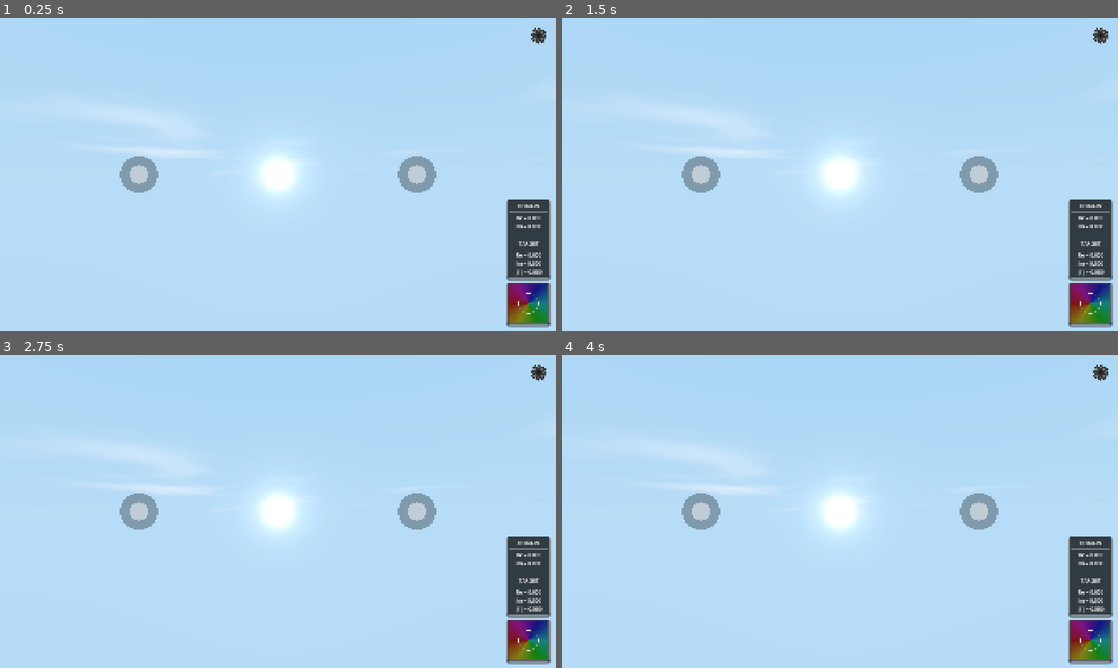
Above: before the commit, frames 1-4 (two rows, left to right).
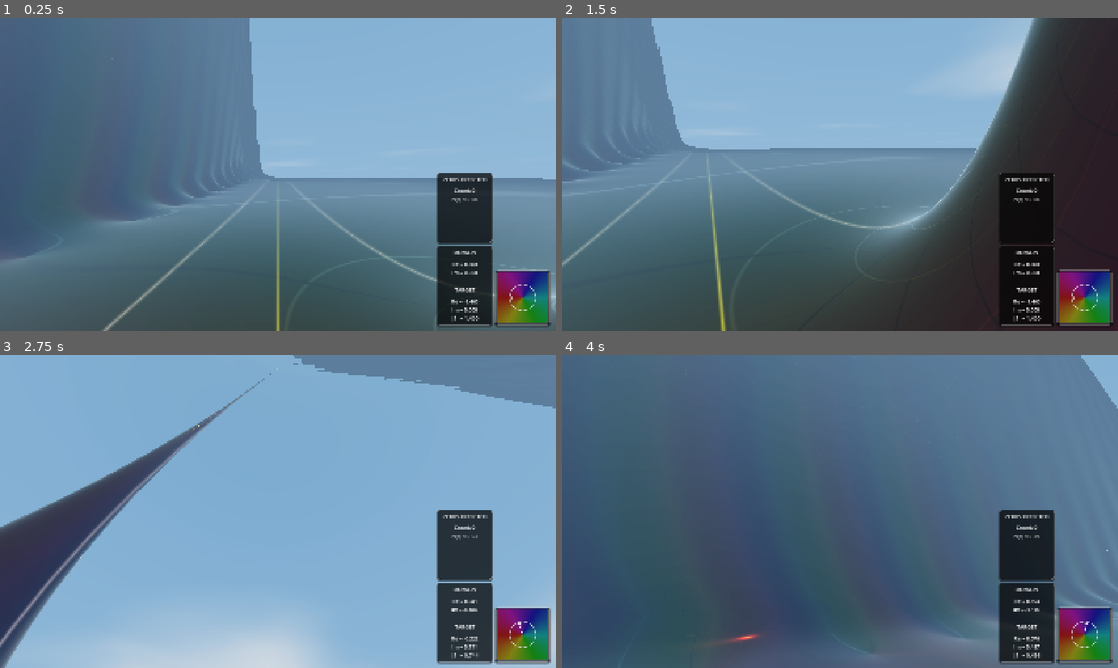
Above: after the commit, the same moments.

Repository: allanino/complex-functions-explorer
Game: Godot game, scene res://core/main.tscn
The game is run twice, just before and just after one commit, with the same random seed, the same clock (stepped at 60 frames per second) and the same inputs.
Inputs (mouse positions are in pixels of both pictures, inside the frame that each line leads up to):
- Up to frame 1 (0.25 s): no input
- Up to frame 2 (1.5 s): tap Enter at 0.5 s; drag from (701, 174) to (895, 105) at 0.52 s; tap Space at 1.25 s; drag from (979, 174) to (812, 237) at 1.27 s
- Up to frame 3 (2.75 s): tap Enter at 2 s; move the mouse to (539, 373) at 2.02 s; hold D (move_right) from 2.03 s (still down); tap Z at 2.1 s; click (539, 373) at 2.17 s; tap R at 2.3 s
- Up to frame 4 (4 s): release D (move_right) at 2.75 s; drag from (812, 574) to (673, 464) at 2.77 s; tap Space at 3.5, 3.77 s; move the mouse to (1006, 558) at 3.52 s; hold A (move_left) from 3.53 s (still down); tap G at 3.6 s; click (1006, 558) at 3.67 s; tap R at 3.8 s

The runs differ from the first frame. In frame 1, 100% of the frame differs, in the area x 0-100%, y 0-100%; in frame 2, 99%; in frame 3, 98%; in frame 4, 100%.
Error before the commit: Parse Error: Property with inline code must go to an indented block. (res://core/config_manager.gd:188)

Commit message:
refactor: implement recursive setter protection in ConfigManager and standardize terrain uniform updates

Diff:
--- a/core/config_manager.gd
+++ b/core/config_manager.gd
@@ -2,17 +2,19 @@
 
 signal config_changed(key: String)
 
+var _is_setting = false
+
 func _set_config(field_name: String, value: Variant):
+	if _is_setting:
+		return
 	var current = get(field_name)
-	if typeof(current) == TYPE_ARRAY or typeof(current) >= TYPE_PACKED_BYTE_ARRAY and typeof(current) <= TYPE_PACKED_COLOR_ARRAY:
-		# Just set it to be safe since deep array equality checks can be tricky if they are the same reference
-		set(field_name, value)
-		config_changed.emit(field_name)
-		return
 
 	if current == value:
 		return
+
+	_is_setting = true
 	set(field_name, value)
+	_is_setting = false
 	config_changed.emit(field_name)
 
 var save_path = "user://settings.cfg"
@@ -185,7 +187,10 @@
 signal preset_applied
 
 # Field parameters
-var iterations: int = 500: set(v): _set_config("iterations", v)
+var iterations: int = 500:
+	set(v):
+		if _is_setting: iterations = v
+		else: _set_config("iterations", v)
 var function_iterations: Dictionary = {}
 var function_type: int = ComplexFunc.ZETA:
 	set(value):
@@ -200,44 +205,120 @@
 var function: Dictionary = FUNCTIONS[ComplexFunc.ZETA]
 var input_function_type: int = ComplexFunc.IDENTITY
 
-var height_type: int = 0: set(v): _set_config("height_type", v)
-var height_a: float = 3.0: set(v): _set_config("height_a", v)
-var height_epsilon: float = 1.0: set(v): _set_config("height_epsilon", v)
+var height_type: int = 0:
+	set(v):
+		if _is_setting: height_type = v
+		else: _set_config("height_type", v)
+var height_a: float = 3.0:
+	set(v):
+		if _is_setting: height_a = v
+		else: _set_config("height_a", v)
+var height_epsilon: float = 1.0:
+	set(v):
+		if _is_setting: height_epsilon = v
+		else: _set_config("height_epsilon", v)
 var height_theta: float = 0.0
-var rational_num_coeffs: PackedVector2Array = PackedVector2Array([Vector2(0, 0), Vector2(0, 0), Vector2(0, 0), Vector2(0, 0), Vector2(0, 0), Vector2(0, 0), Vector2(0, 0), Vector2(0, 0), Vector2(0, 0), Vector2(0, 0)]): set(v): _set_config("rational_num_coeffs", v)
-var rational_den_coeffs: PackedVector2Array = PackedVector2Array([Vector2(1, 0), Vector2(0, 0), Vector2(0, 0), Vector2(0, 0), Vector2(0, 0), Vector2(0, 0), Vector2(0, 0), Vector2(0, 0), Vector2(0, 0), Vector2(0, 0)]): set(v): _set_config("rational_den_coeffs", v)
-var input_rational_num_coeffs: PackedVector2Array = PackedVector2Array([Vector2(0, 0), Vector2(0, 0), Vector2(0, 0), Vector2(0, 0), Vector2(0, 0), Vector2(0, 0), Vector2(0, 0), Vector2(0, 0), Vector2(0, 0), Vector2(0, 0)]): set(v): _set_config("input_rational_num_coeffs", v)
-var input_rational_den_coeffs: PackedVector2Array = PackedVector2Array([Vector2(1, 0), Vector2(0, 0), Vector2(0, 0), Vector2(0, 0), Vector2(0, 0), Vector2(0, 0), Vector2(0, 0), Vector2(0, 0), Vector2(0, 0), Vector2(0, 0)]): set(v): _set_config("input_rational_den_coeffs", v)
-var multivalued_n: int = 2: set(v): _set_config("multivalued_n", v)
-var zoom_factor: float = 1.0: set = _set_zoom_factor
+var rational_num_coeffs: PackedVector2Array = PackedVector2Array([Vector2(0, 0), Vector2(0, 0), Vector2(0, 0), Vector2(0, 0), Vector2(0, 0), Vector2(0, 0), Vector2(0, 0), Vector2(0, 0), Vector2(0, 0), Vector2(0, 0)]):
+	set(v):
+		if _is_setting: rational_num_coeffs = v
+		else: _set_config("rational_num_coeffs", v)
+var rational_den_coeffs: PackedVector2Array = PackedVector2Array([Vector2(1, 0), Vector2(0, 0), Vector2(0, 0), Vector2(0, 0), Vector2(0, 0), Vector2(0, 0), Vector2(0, 0), Vector2(0, 0), Vector2(0, 0), Vector2(0, 0)]):
+	set(v):
+		if _is_setting: rational_den_coeffs = v
+		else: _set_config("rational_den_coeffs", v)
+var input_rational_num_coeffs: PackedVector2Array = PackedVector2Array([Vector2(0, 0), Vector2(0, 0), Vector2(0, 0), Vector2(0, 0), Vector2(0, 0), Vector2(0, 0), Vector2(0, 0), Vector2(0, 0), Vector2(0, 0), Vector2(0, 0)]):
+	set(v):
+		if _is_setting: input_rational_num_coeffs = v
+		else: _set_config("input_rational_num_coeffs", v)
+var input_rational_den_coeffs: PackedVector2Array = PackedVector2Array([Vector2(1, 0), Vector2(0, 0), Vector2(0, 0), Vector2(0, 0), Vector2(0, 0), Vector2(0, 0), Vector2(0, 0), Vector2(0, 0), Vector2(0, 0), Vector2(0, 0)]):
+	set(v):
+		if _is_setting: input_rational_den_coeffs = v
+		else: _set_config("input_rational_den_coeffs", v)
+var multivalued_n: int = 2:
+	set(v):
+		if _is_setting: multivalued_n = v
+		else: _set_config("multivalued_n", v)
+var zoom_factor: float = 1.0:
+	set = _set_zoom_factor
 var zoom_damping: float = 0.5
 
 # Rendering parameters
-var terrain_detail: int = 1: set(v): _set_config("terrain_detail", v)
+var terrain_detail: int = 1:
+	set(v):
+		if _is_setting: terrain_detail = v
+		else: _set_config("terrain_detail", v)
 var antialiasing_mode: int = 1
-var show_curves: bool = true: set(v): _set_config("show_curves", v)
+var show_curves: bool = true:
+	set(v):
+		if _is_setting: show_curves = v
+		else: _set_config("show_curves", v)
 var show_curves_labels: bool = false
-var show_critical_stripe: bool = true: set(v): _set_config("show_critical_stripe", v)
-var view_distance: int = 7: set(v): _set_config("view_distance", v)
-var show_flow: bool = false: set(v): _set_config("show_flow", v)
-var show_position_marker: bool = true: set(v): _set_config("show_position_marker", v)
-var color_scheme: int = 0: set(v): _set_config("color_scheme", v)
+var show_critical_stripe: bool = true:
+	set(v):
+		if _is_setting: show_critical_stripe = v
+		else: _set_config("show_critical_stripe", v)
+var view_distance: int = 7:
+	set(v):
+		if _is_setting: view_distance = v
+		else: _set_config("view_distance", v)
+var show_flow: bool = false:
+	set(v):
+		if _is_setting: show_flow = v
+		else: _set_config("show_flow", v)
+var show_position_marker: bool = true:
+	set(v):
+		if _is_setting: show_position_marker = v
+		else: _set_config("show_position_marker", v)
+var color_scheme: int = 0:
+	set(v):
+		if _is_setting: color_scheme = v
+		else: _set_config("color_scheme", v)
 var freeze_time: bool = false
 var day_duration: float = 60.0 # Seconds for a full cycle
-var day_time: float = 43200.0: set(v): _set_config("day_time", v) # Current time in seconds (Noon = 12h = 43200s)
+var day_time: float = 43200.0: # Current time in seconds (Noon = 12h = 43200s)
+	set(v):
+		if _is_setting: day_time = v
+		else: _set_config("day_time", v)
 var sunrise_direction: float = 0.0
 var sky_luminosity: float = 1.0
 var sun_luminosity: float = 1.0
-var self_illumination: float = 0.0: set(v): _set_config("self_illumination", v)
+var self_illumination: float = 0.0:
+	set(v):
+		if _is_setting: self_illumination = v
+		else: _set_config("self_illumination", v)
 var shadows_enabled: bool = false
-var terrain_brightness: float = 1.0: set(v): _set_config("terrain_brightness", v)
-var terrain_saturation: float = 0.85: set(v): _set_config("terrain_saturation", v)
-var terrain_albedo: float = 0.15: set(v): _set_config("terrain_albedo", v)
-var terrain_emission: float = 0.1: set(v): _set_config("terrain_emission", v)
-var terrain_metallic: float = 0.7: set(v): _set_config("terrain_metallic", v)
-var terrain_roughness: float = 0.1: set(v): _set_config("terrain_roughness", v)
-var terrain_surface_texture: float = 0.0: set(v): _set_config("terrain_surface_texture", v)
-var fog_density: float = 0.4: set(v): _set_config("fog_density", v)
+var terrain_brightness: float = 1.0:
+	set(v):
+		if _is_setting: terrain_brightness = v
+		else: _set_config("terrain_brightness", v)
+var terrain_saturation: float = 0.85:
+	set(v):
+		if _is_setting: terrain_saturation = v
+		else: _set_config("terrain_saturation", v)
+var terrain_albedo: float = 0.15:
+	set(v):
+		if _is_setting: terrain_albedo = v
+		else: _set_config("terrain_albedo", v)
+var terrain_emission: float = 0.1:
+	set(v):
+		if _is_setting: terrain_emission = v
+		else: _set_config("terrain_emission", v)
+var terrain_metallic: float = 0.7:
+	set(v):
+		if _is_setting: terrain_metallic = v
+		else: _set_config("terrain_metallic", v)
+var terrain_roughness: float = 0.1:
+	set(v):
+		if _is_setting: terrain_roughness = v
+		else: _set_config("terrain_roughness", v)
+var terrain_surface_texture: float = 0.0:
+	set(v):
+		if _is_setting: terrain_surface_texture = v
+		else: _set_config("terrain_surface_texture", v)
+var fog_density: float = 0.4:
+	set(v):
+		if _is_setting: fog_density = v
+		else: _set_config("fog_density", v)
 
 # Player parameters
 var movement_speed: float = 10.0
--- a/core/game_state.gd
+++ b/core/game_state.gd
@@ -1,18 +1,6 @@
 extends Node
 
 signal state_changed(key: String)
-
-func _set_state(field_name: String, value: Variant):
-	var current = get(field_name)
-	if typeof(current) == TYPE_ARRAY or typeof(current) >= TYPE_PACKED_BYTE_ARRAY and typeof(current) <= TYPE_PACKED_COLOR_ARRAY:
-		set(field_name, value)
-		state_changed.emit(field_name)
-		return
-
-	if current == value:
-		return
-	set(field_name, value)
-	state_changed.emit(field_name)
 
 # Session state (not saved)
 var visited_zeros: Array[Vector2] = []
@@ -20,7 +8,22 @@
 var rvm_start_t: float = 0.0
 var performance_protection_active: bool = false
 var effective_zoom: float = 1.0
-var morph_value: float = 1.0: set(v): _set_state("morph_value", v)
-var newton_path: PackedVector2Array = PackedVector2Array(): set(v): _set_state("newton_path", v)
-var newton_path_bbox: Vector4 = Vector4(0, 0, 0, 0): set(v): _set_state("newton_path_bbox", v)
-var current_branch: int = 0: set(v): _set_state("current_branch", v) # Session state for Portals mode
+var morph_value: float = 1.0:
+	set(v):
+		if morph_value == v: return
+		morph_value = v
+		state_changed.emit("morph_value")
+var newton_path: PackedVector2Array = PackedVector2Array():
+	set(v):
+		newton_path = v
+		state_changed.emit("newton_path")
+var newton_path_bbox: Vector4 = Vector4(0, 0, 0, 0):
+	set(v):
+		if newton_path_bbox == v: return
+		newton_path_bbox = v
+		state_changed.emit("newton_path_bbox")
+var current_branch: int = 0:
+	set(v):
+		if current_branch == v: return
+		current_branch = v
+		state_changed.emit("current_branch") # Session state for Portals mode
--- a/player/player_controller.gd
+++ b/player/player_controller.gd
@@ -150,8 +150,8 @@
 						if Config.real_level_curves_highlighted.size() > 10:
 							Config.real_level_curves_highlighted.pop_front()
 					# Set shader parameter to highlight this curve
-					if world_manager and world_manager.has_method("_update_terrain_material_uniforms"):
-						world_manager._update_terrain_material_uniforms()
+					if world_manager and world_manager.has_method("_update_all_terrain_material_uniforms"):
+						world_manager._update_all_terrain_material_uniforms()
 
 				var closest_curve_imag = round(current_f.y)
 				if abs(current_f.y - closest_curve_imag) < 0.1:
@@ -162,16 +162,16 @@
 						if Config.imag_level_curves_highlighted.size() > 10:
 							Config.imag_level_curves_highlighted.pop_front()
 					# Set shader parameter to highlight this curve
-					if world_manager and world_manager.has_method("_update_terrain_material_uniforms"):
-						world_manager._update_terrain_material_uniforms()
+					if world_manager and world_manager.has_method("_update_all_terrain_material_uniforms"):
+						world_manager._update_all_terrain_material_uniforms()
 		elif event.button_index == MOUSE_BUTTON_RIGHT and event.pressed:
 			GameState.newton_path.clear()
 			GameState.newton_path_bbox = Vector4(0, 0, 0, 0)
 			if Config.show_curves:
 				Config.real_level_curves_highlighted.clear()
 				Config.imag_level_curves_highlighted.clear()
-			if world_manager and world_manager.has_method("_update_terrain_material_uniforms"):
-				world_manager._update_terrain_material_uniforms()
+			if world_manager and world_manager.has_method("_update_all_terrain_material_uniforms"):
+				world_manager._update_all_terrain_material_uniforms()
 
 
 	if event is InputEventKey and event.pressed and event.keycode == KEY_SPACE and not event.echo:
@@ -255,8 +255,8 @@
 				GameState.newton_path = path
 				GameState.newton_path_bbox = Vector4(min_x, max_x, min_y, max_y)
 
-				if world_manager and world_manager.has_method("_update_terrain_material_uniforms"):
-					world_manager._update_terrain_material_uniforms()
+				if world_manager and world_manager.has_method("_update_all_terrain_material_uniforms"):
+					world_manager._update_all_terrain_material_uniforms()
 			else:
 				auto_walk_state = AutoWalkState.NONE
 		elif event.keycode == KEY_R:
@@ -271,8 +271,8 @@
 			current_mag = current_f.length()
 
 			# Immediately update the shader's branch uniform
-			if world_manager and world_manager.has_method("_update_terrain_material_uniforms"):
-				world_manager._update_terrain_material_uniforms()
+			if world_manager and world_manager.has_method("_update_all_terrain_material_uniforms"):
+				world_manager._update_all_terrain_material_uniforms()
 
 func get_terrain_height(x: float, z: float, field_val: Vector2 = Vector2.INF) -> float:
 	if field_val != Vector2.INF:
@@ -710,8 +710,8 @@
 				main_ui.play_portal_flash()
 
 			# Immediately update the shader's branch uniform to prevent 1-frame rendering lag
-			if world_manager and world_manager.has_method("_update_terrain_material_uniforms"):
-				world_manager._update_terrain_material_uniforms()
+			if world_manager and world_manager.has_method("_update_all_terrain_material_uniforms"):
+				world_manager._update_all_terrain_material_uniforms()
 
 	last_z = frame_z
 
--- a/terrain/terrain.gd
+++ b/terrain/terrain.gd
@@ -21,7 +21,7 @@
 	Config.config_changed.connect(_on_config_changed)
 	GameState.state_changed.connect(_on_state_changed)
 	_update_lod_subs()
-	_initialize_all_terrain_material_uniforms()
+	_update_all_terrain_material_uniforms()
 	# Uncomment this to debug the mesh wireframe
 	# get_viewport().debug_draw = Viewport.DEBUG_DRAW_WIREFRAME
 
@@ -57,7 +57,7 @@
 
 
 	# Chunk and LOD Dynamic Update
-	if player_chunk_x != _last_player_chunk.x or player_chunk_z != _last_player_chunk.y :
+	if player_chunk_x != _last_player_chunk.x or player_chunk_z != _last_player_chunk.y:
 		_update_chunks(player_chunk_x, player_chunk_z)
 
 
@@ -136,7 +136,7 @@
 	if audio and audio.has_method("set_performance_protection"):
 		audio.set_performance_protection(active)
 
-func _initialize_all_terrain_material_uniforms():
+func _update_all_terrain_material_uniforms():
 	var init_keys = [
 		"function_type",
 		"iterations", "show_curves", "show_critical_stripe", "show_flow",
--- a/ui/menu.gd
+++ b/ui/menu.gd
@@ -447,7 +447,7 @@
 			"from_config": func(c): return c,
 			"format": func(v): return "%.2f rad" % v,
 			"immediate": true,
-			"on_changed": func(_v): if world_manager and world_manager.has_method("_update_terrain_material_uniforms"): world_manager._update_terrain_material_uniforms()
+			"on_changed": func(_v): if world_manager and world_manager.has_method("_update_all_terrain_material_uniforms"): world_manager._update_all_terrain_material_uniforms()
 		},
 		multivalued_slider: {
 			"config_key": "multivalued_n",
